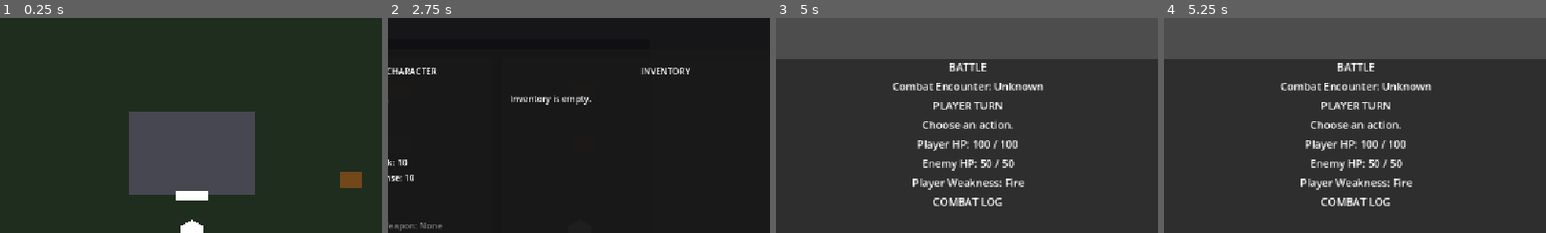
Above: before the commit, frames 1-4 (left to right).
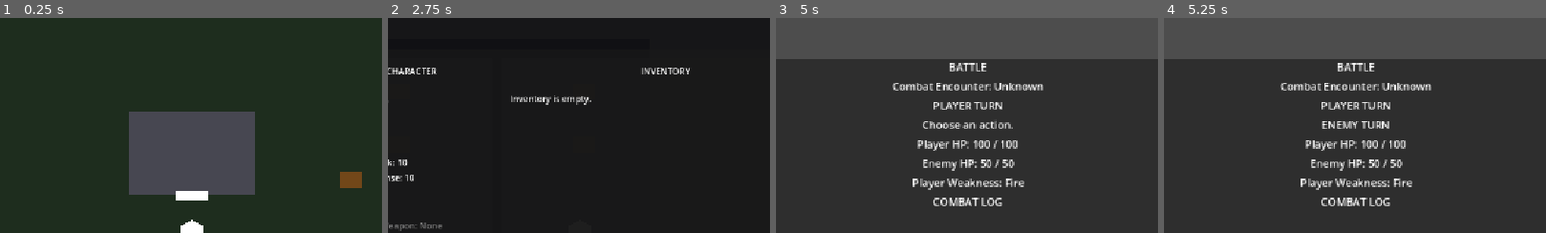
Above: after the commit, the same moments.

Repository: salexume94-pixel/Scripts
Game: Godot game, scene res://scenes/World.tscn
Same seed, same stepped clock (60 frames per second), same inputs: the game is played once before the commit and once after it.
Inputs:
- Up to frame 1 (0.25 s): no input
- Up to frame 2 (2.75 s): tap Enter at 0.5 s; hold Right (ui_right) 0.53-1.28 s; tap E at 0.6 s; hold Down (ui_down) 1.28-2 s; tap I at 1.35 s; click "Test Damage (-25 HP)" at 2 s
- Up to frame 3 (5 s): click "Test Battle (Enemy AI)" at 2.75 s; click "Cycle Weakness" at 3.5 s; click "Attack" at 4.25 s
- Up to frame 4 (5.25 s): click "Fire" at 5 s
The pictures show only the part of the screen within x 25-75%, y 0-50%; the shares and areas given below are measured in that part.

Frames 1-3 are identical in both runs. In frame 4, 0.6% of the frame differs, in the area x 38-62%, y 48-52%.
Error before the commit: Parse Error: Cannot infer the type of "remaining" variable because the value doesn't have a set type. (res://combat/battle.gd:101)
Error after the commit: Invalid call. Nonexistent function 'get_active_enemy_id' in base 'Node (combat_manager.gd)'. (res://combat/battle.gd:174)

Commit message:
Fix Battle GDScript type inference errors

Diff:
--- a/combat/battle.gd
+++ b/combat/battle.gd
@@ -98,7 +98,7 @@
 	var label := get_node_or_null("CenterContainer/Panel/VBoxContainer/PressTurnLabel")
 	if label == null:
 		return
-	var remaining := CombatManager.get_player_press_turns_remaining()
+	var remaining: float = CombatManager.get_player_press_turns_remaining()
 	var full_turns := int(floor(remaining))
 	var half_turn := is_equal_approx(remaining - float(full_turns), 0.5)
 	var symbols := ""
@@ -123,9 +123,9 @@
 		return
 	if critical_test_button == null or miss_test_button == null:
 		return
-	var victory := CombatManager.is_victory()
-	var defeat := CombatManager.is_defeat()
-	var player_turn := CombatManager.is_player_turn()
+	var victory: bool = CombatManager.is_victory()
+	var defeat: bool = CombatManager.is_defeat()
+	var player_turn: bool = CombatManager.is_player_turn()
 	attack_button.disabled = victory or defeat or not player_turn
 	fire_button.disabled = victory or defeat or not player_turn
 	defend_button.disabled = victory or defeat or not player_turn
